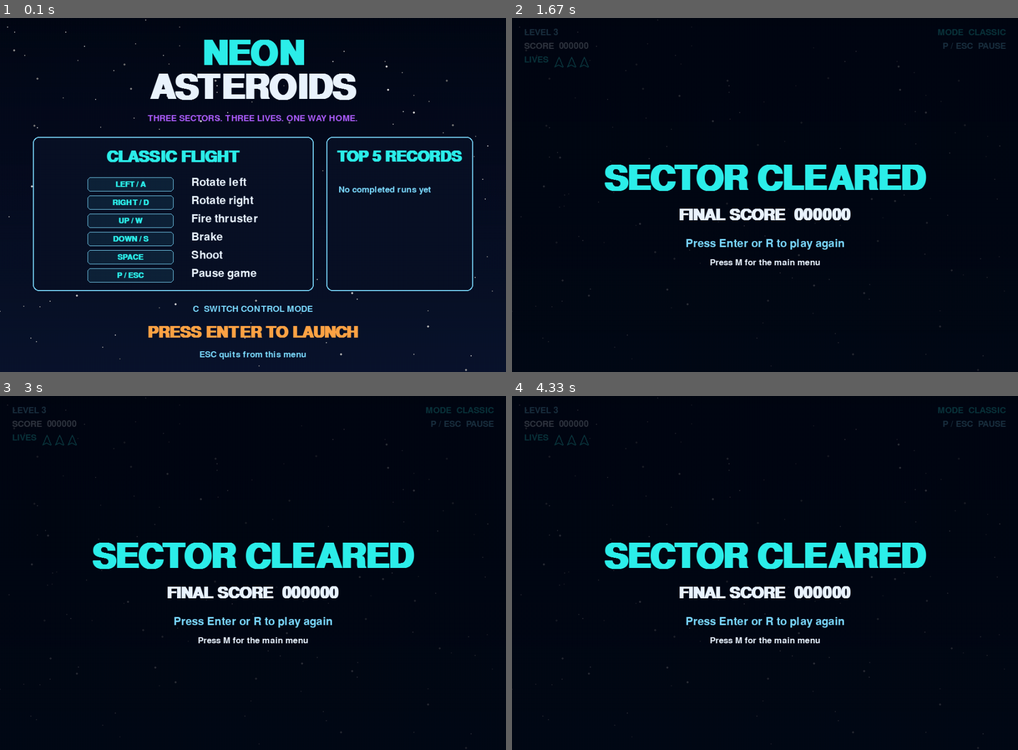
Above: before the commit, frames 1-4 (two rows, left to right).
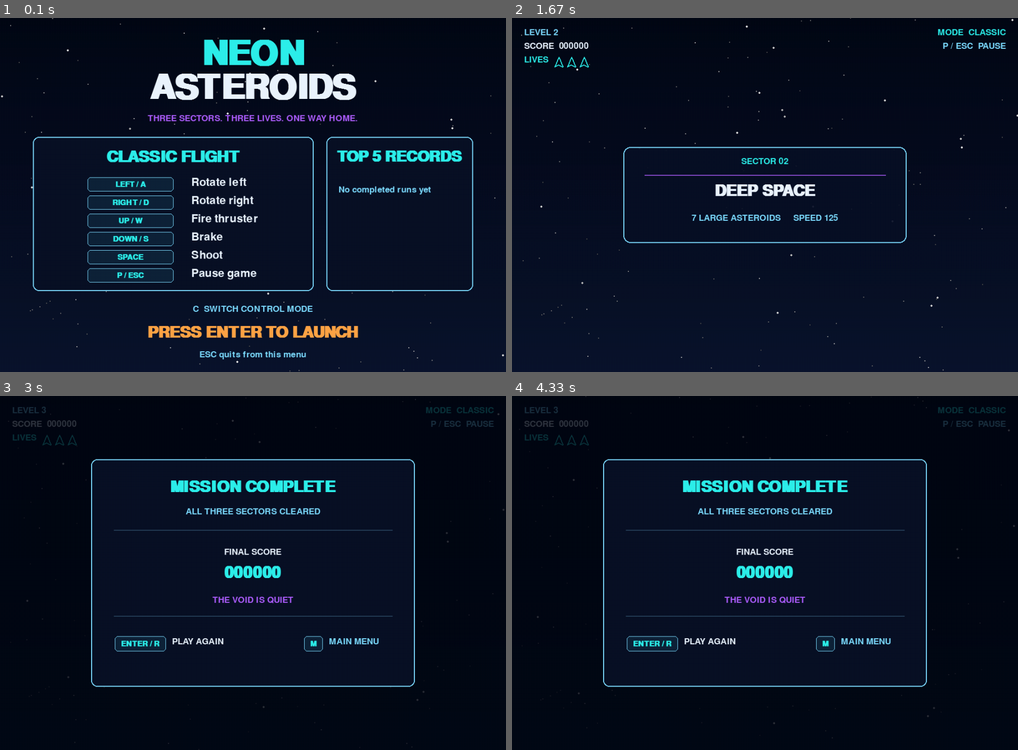
Above: after the commit, the same moments.

Repository: MarkArmstbowl/pygame-asteroids
Game: pygame game, started from main.py
Same seed, same stepped clock (60 frames per second), same inputs: the game is played once before the commit and once after it.
Inputs:
- Up to frame 1 (0.1 s): no input
- Up to frame 2 (1.67 s): tap Enter at 0.33 s; tap V at 0.67 s; tap Space at 1 s
- Up to frame 3 (3 s): tap V at 2.33, 2.73 s
- Up to frame 4 (4.33 s): tap V at 3.03, 3.57, 3.9, 4.2 s; tap Enter at 3.17 s

The runs differ from the first frame. In frame 1, 0.2% of the frame differs, in the area x 0-100%, y 0-100%; in frame 2, 6.4%; in frame 3, 8.3%; in frame 4, 8.3%.

Commit message:
Add animated level transitions and dynamic star effects

Diff:
--- a/game.py
+++ b/game.py
@@ -10,16 +10,18 @@
 from particle import Particle
 from player import Player
 from records import load_scores, save_score
+from star import Star
 from settings import (
+    ASTEROID_OUTLINE,
     BACKGROUND_BOTTOM,
     BACKGROUND_TOP,
-    ASTEROID_OUTLINE,
     CYAN,
     DARK_PANEL,
-    ENABLE_TEST_WIN,
+    ENABLE_TEST_LEVEL_SKIP,
     FPS,
     GAME_TITLE,
     LEVELS,
+    LEVEL_INTRO_TIME,
     LIGHT_BLUE,
     ORANGE,
     PLAYER_RADIUS,
@@ -28,6 +30,7 @@
     SCREEN_HEIGHT,
     SCREEN_WIDTH,
     SHOT_DELAY,
+    STAR_LAYERS,
     STARTING_LIVES,
     WHITE,
 )
@@ -54,6 +57,7 @@
         self.key_font = self.make_font(22, bold=True)
 
         self.background = self.make_background()
+        self.stars = self._make_stars()
         self.player = Player()
         self.asteroids = []
         self.bullets = []
@@ -68,6 +72,10 @@
         self.high_scores = load_scores()
         self.score_recorded = False
         self.confirm_action = None
+        self.shake_timer = 0
+        self.shake_strength = 0
+        self.flash_timer = 0
+        self.flash_color = WHITE
 
     def make_font(self, size, bold=False):
         """Create a font bundled with Pygame for consistent sizing."""
@@ -76,7 +84,7 @@
         return font
 
     def make_background(self):
-        """Create a reusable gradient background with random stars."""
+        """Create the reusable dark blue gradient background."""
         background = pygame.Surface((SCREEN_WIDTH, SCREEN_HEIGHT))
 
         # Draw the dark blue vertical gradient one row at a time.
@@ -97,23 +105,26 @@
                 (SCREEN_WIDTH, y_position)
             )
 
-        # Different star sizes make the background feel deeper.
-        random.seed(7)
-        for _ in range(150):
-            x_position = random.randrange(SCREEN_WIDTH)
-            y_position = random.randrange(SCREEN_HEIGHT)
-            radius = random.choice([1, 1, 1, 2])
-            brightness = random.randint(100, 220)
-            star_color = (brightness, brightness, brightness)
-            pygame.draw.circle(
-                background,
-                star_color,
-                (x_position, y_position),
-                radius
-            )
-        random.seed()
-
         return background
+
+    def _make_stars(self):
+        """Create repeatable layers of moving background stars."""
+        stars = []
+        star_random = random.Random(7)
+
+        for layer in STAR_LAYERS:
+            for _ in range(layer["count"]):
+                brightness = star_random.randint(*layer["brightness"])
+                star = Star(
+                    star_random.randrange(SCREEN_WIDTH),
+                    star_random.randrange(SCREEN_HEIGHT),
+                    layer["speed"],
+                    layer["radius"],
+                    brightness
+                )
+                stars.append(star)
+
+        return stars
 
     def run(self):
         """Run the game until the player closes the window."""
@@ -156,15 +167,20 @@
                 elif self.state == "playing":
                     if event.key in (pygame.K_p, pygame.K_ESCAPE):
                         self.paused = not self.paused
-                    elif event.key == pygame.K_v and ENABLE_TEST_WIN:
-                        self.show_test_win()
+                    elif (
+                            event.key == pygame.K_v
+                            and ENABLE_TEST_LEVEL_SKIP):
+                        self.skip_test_level()
                     elif self.paused and event.key == pygame.K_m:
                         self.request_confirmation("menu")
                     elif self.paused and event.key == pygame.K_c:
                         self.toggle_control_mode()
                     elif self.paused and event.key == pygame.K_q:
                         self.request_confirmation("quit")
-                    elif event.key == pygame.K_SPACE and not self.paused:
+                    elif (
+                            event.key == pygame.K_SPACE
+                            and not self.paused
+                            and self.level_message_timer <= 0):
                         self.fire_bullet()
 
     def request_confirmation(self, action):
@@ -234,7 +250,7 @@
             self.asteroids.append(asteroid)
 
         self.player.reset_position()
-        self.level_message_timer = 2.0
+        self.level_message_timer = LEVEL_INTRO_TIME
 
     def get_spawn_position(self):
         """Choose a position safely away from the player's ship."""
@@ -266,7 +282,18 @@
 
     def update(self, delta_time):
         """Update moving objects and check the game rules."""
+        self._update_screen_effects(delta_time)
+        for star in self.stars:
+            star.update(delta_time)
+
         if self.state != "playing" or self.paused:
+            return
+
+        # Keep the arena safe and still while the level card is visible.
+        if self.level_message_timer > 0:
+            self.level_message_timer = max(
+                0, self.level_message_timer - delta_time
+            )
             return
 
         keys = pygame.key.get_pressed()
@@ -338,6 +365,7 @@
             )
 
             if distance < PLAYER_RADIUS + asteroid.radius:
+                self._start_screen_effects(3, 0.10, ORANGE)
                 self.add_explosion(
                     self.player.x,
                     self.player.y,
@@ -362,9 +390,8 @@
             self.level_index += 1
             self.start_level()
 
-    def show_test_win(self):
-        """Jump to the normal victory screen when testing is enabled."""
-        self.level_index = len(LEVELS) - 1
+    def skip_test_level(self):
+        """Clear the current level when the testing shortcut is enabled."""
         self.asteroids = []
         self.finish_level()
 
@@ -422,6 +449,18 @@
             )
             self.particles.append(particle)
 
+    def _start_screen_effects(self, strength, duration, color):
+        """Start a short screen shake and colored impact flash."""
+        self.shake_strength = strength
+        self.shake_timer = duration
+        self.flash_timer = duration
+        self.flash_color = color
+
+    def _update_screen_effects(self, delta_time):
+        """Count down temporary shake and flash effects."""
+        self.shake_timer = max(0, self.shake_timer - delta_time)
+        self.flash_timer = max(0, self.flash_timer - delta_time)
+
     def record_current_score(self):
         """Save one completed run to the local leaderboard."""
         if not self.score_recorded:
@@ -431,6 +470,8 @@
     def draw(self):
         """Draw the current game screen."""
         self.screen.blit(self.background, (0, 0))
+        for star in self.stars:
+            star.draw(self.screen)
 
         if self.state == "title":
             self.draw_title_screen()
@@ -438,38 +479,59 @@
             self.draw_playing_screen()
         elif self.state == "game_over":
             self.draw_playing_screen()
-            self.draw_end_screen("GAME OVER", RED)
+            self.draw_end_screen(
+                "MISSION FAILED", "NO SHIPS REMAINING", RED
+            )
         elif self.state == "win":
             self.draw_playing_screen()
-            self.draw_end_screen("SECTOR CLEARED", CYAN)
-
+            self.draw_end_screen(
+                "MISSION COMPLETE",
+                "ALL THREE SECTORS CLEARED",
+                CYAN
+            )
+
+        self._draw_screen_effects()
         pygame.display.flip()
+
+    def _draw_screen_effects(self):
+        """Draw the current impact flash and screen shake."""
+        if self.flash_timer > 0:
+            flash = pygame.Surface(
+                (SCREEN_WIDTH, SCREEN_HEIGHT), pygame.SRCALPHA
+            )
+            flash.fill((*self.flash_color, 16))
+            self.screen.blit(flash, (0, 0))
+
+        if self.shake_timer > 0:
+            frame = self.screen.copy()
+            offset_x = random.randint(
+                -self.shake_strength, self.shake_strength
+            )
+            offset_y = random.randint(
+                -self.shake_strength, self.shake_strength
+            )
+            self.screen.blit(self.background, (0, 0))
+            self.screen.blit(frame, (offset_x, offset_y))
 
     def draw_playing_screen(self):
         """Draw all game objects and the heads-up display."""
-        for asteroid in self.asteroids:
-            asteroid.draw(self.screen)
-        for particle in self.particles:
-            particle.draw(self.screen)
-        for bullet in self.bullets:
-            bullet.draw(self.screen)
-        self.player.draw(self.screen)
+        showing_level_intro = (
+            self.level_message_timer > 0 and self.state == "playing"
+        )
+
+        if not showing_level_intro:
+            for asteroid in self.asteroids:
+                asteroid.draw(self.screen)
+            for particle in self.particles:
+                particle.draw(self.screen)
+            for bullet in self.bullets:
+                bullet.draw(self.screen)
+            self.player.draw(self.screen)
+
         self.draw_hud()
 
-        if self.level_message_timer > 0 and self.state == "playing":
-            level = LEVELS[self.level_index]
-            self.draw_centered_text(
-                "LEVEL " + str(self.level_index + 1),
-                self.heading_font,
-                CYAN,
-                SCREEN_HEIGHT / 2 - 24
-            )
-            self.draw_centered_text(
-                level["name"],
-                self.body_font,
-                WHITE,
-                SCREEN_HEIGHT / 2 + 18
-            )
+        if showing_level_intro:
+            self._draw_level_intro()
 
         if self.paused:
             self.draw_pause_screen()
@@ -616,30 +678,118 @@
             "ESC", "CANCEL", 700, 420, LIGHT_BLUE
         )
 
-    def draw_end_screen(self, message, color):
-        """Draw the game-over or victory message."""
+    def draw_end_screen(self, heading, subtitle, color):
+        """Draw a complete game-over or victory summary panel."""
         self.draw_overlay()
-        self.draw_centered_text(
-            message, self.title_font, color, SCREEN_HEIGHT / 2 - 65
-        )
-        self.draw_centered_text(
-            "FINAL SCORE  " + str(self.score).zfill(6),
-            self.heading_font,
-            WHITE,
-            SCREEN_HEIGHT / 2 + 25
-        )
-        self.draw_centered_text(
-            "Press Enter or R to play again",
-            self.body_font,
-            LIGHT_BLUE,
-            SCREEN_HEIGHT / 2 + 85
-        )
-        self.draw_centered_text(
-            "Press M for the main menu",
+        panel = pygame.Rect(180, 125, 640, 450)
+        self.draw_panel(panel)
+
+        self.draw_centered_text(
+            heading, self.heading_font, color, 165
+        )
+        self.draw_centered_text(
+            subtitle, self.small_font, LIGHT_BLUE, 220
+        )
+
+        pygame.draw.line(
+            self.screen,
+            (65, 105, 135),
+            (panel.x + 45, 265),
+            (panel.right - 45, 265),
+            1
+        )
+        self.draw_centered_text(
+            "FINAL SCORE", self.small_font, WHITE, 300
+        )
+        self.draw_centered_text(
+            str(self.score).zfill(6), self.heading_font, color, 335
+        )
+
+        if self.score > 0 and self.high_scores:
+            if self.score == self.high_scores[0]:
+                result_text = "NEW HIGH SCORE"
+            else:
+                result_text = "TOP SCORE  " + str(
+                    self.high_scores[0]
+                ).zfill(6)
+        elif self.state == "win":
+            result_text = "THE VOID IS QUIET"
+        else:
+            result_text = (
+                "REACHED SECTOR " + str(self.level_index + 1)
+                + " OF " + str(len(LEVELS))
+            )
+
+        self.draw_centered_text(
+            result_text, self.small_font, PURPLE, 395
+        )
+        pygame.draw.line(
+            self.screen,
+            (65, 105, 135),
+            (panel.x + 45, 435),
+            (panel.right - 45, 435),
+            1
+        )
+        self.draw_shortcut(
+            "ENTER / R", "PLAY AGAIN", panel.centerx - 165, 475
+        )
+        self.draw_shortcut(
+            "M", "MAIN MENU", panel.centerx + 175, 475,
+            LIGHT_BLUE
+        )
+
+    def _draw_level_intro(self):
+        """Draw a fading information card at the start of each level."""
+        level = LEVELS[self.level_index]
+        elapsed_time = LEVEL_INTRO_TIME - self.level_message_timer
+        fade_in = min(1, elapsed_time / 0.25)
+        fade_out = min(1, self.level_message_timer / 0.40)
+        alpha = round(255 * min(fade_in, fade_out))
+
+        card = pygame.Surface((560, 190), pygame.SRCALPHA)
+        card_rect = card.get_rect()
+        pygame.draw.rect(
+            card, (*DARK_PANEL, 235), card_rect, border_radius=14
+        )
+        pygame.draw.rect(
+            card, (*LIGHT_BLUE, 255), card_rect, 2,
+            border_radius=14
+        )
+        pygame.draw.line(
+            card, (*PURPLE, 190), (42, 55), (518, 55), 2
+        )
+
+        self._draw_centered_on_surface(
+            card,
+            "SECTOR 0" + str(self.level_index + 1),
             self.small_font,
-            WHITE,
-            SCREEN_HEIGHT / 2 + 125
-        )
+            CYAN,
+            20
+        )
+        self._draw_centered_on_surface(
+            card, level["name"], self.heading_font, WHITE, 72
+        )
+        details = (
+            str(level["asteroids"]) + " LARGE ASTEROIDS"
+            + "     SPEED " + str(level["speed"])
+        )
+        self._draw_centered_on_surface(
+            card, details, self.small_font, LIGHT_BLUE, 132
+        )
+
+        card.set_alpha(alpha)
+        card_position = card.get_rect(
+            center=(SCREEN_WIDTH / 2, SCREEN_HEIGHT / 2)
+        )
+        self.screen.blit(card, card_position)
+
+    @staticmethod
+    def _draw_centered_on_surface(
+            surface, text, font, color, y_position):
+        """Draw centered text on a temporary menu surface."""
+        text_surface = font.render(text, True, color)
+        x_position = (surface.get_width() - text_surface.get_width()) / 2
+        surface.blit(text_surface, (x_position, y_position))
 
     def get_control_rows(self):
         """Return labels for the currently selected control mode."""
--- a/settings.py
+++ b/settings.py
@@ -5,10 +5,11 @@
 SCREEN_HEIGHT = 700
 FPS = 60
 GAME_TITLE = "Neon Asteroids"
+LEVEL_INTRO_TIME = 2.2
 
-# Testing shortcut: press V during a game to see the victory screen.
+# Testing shortcut: press V during a game to skip the current level.
 # Change this to False before submitting the final version.
-ENABLE_TEST_WIN = True
+ENABLE_TEST_LEVEL_SKIP = True
 
 # Colors
 BACKGROUND_TOP = (4, 8, 22)
@@ -22,6 +23,13 @@
 DARK_PANEL = (9, 17, 38)
 ASTEROID_FILL = (26, 35, 58)
 ASTEROID_OUTLINE = (165, 195, 220)
+
+# Far stars move slowly, while brighter nearby stars move more quickly.
+STAR_LAYERS = [
+    {"count": 75, "speed": 5, "radius": 1, "brightness": (70, 125)},
+    {"count": 45, "speed": 12, "radius": 1, "brightness": (120, 185)},
+    {"count": 22, "speed": 24, "radius": 2, "brightness": (175, 235)},
+]
 
 # Player settings
 PLAYER_TURN_SPEED = 240
--- /dev/null
+++ b/star.py
@@ -0,0 +1,31 @@
+"""Moving background stars for the game screens."""
+
+import pygame
+
+from settings import SCREEN_HEIGHT, SCREEN_WIDTH
+
+
+class Star:
+    """A background star that drifts and wraps around the screen."""
+
+    def __init__(self, x_position, y_position, speed, radius, brightness):
+        self.x = x_position
+        self.y = y_position
+        self.speed = speed
+        self.radius = radius
+        self.color = (brightness, brightness, brightness)
+
+    def update(self, delta_time):
+        """Move the star slowly down and slightly to the left."""
+        self.x -= self.speed * 0.12 * delta_time
+        self.y += self.speed * delta_time
+
+        if self.y > SCREEN_HEIGHT:
+            self.y = 0
+        if self.x < 0:
+            self.x = SCREEN_WIDTH
+
+    def draw(self, screen):
+        """Draw the star at its current position."""
+        position = (round(self.x), round(self.y))
+        pygame.draw.circle(screen, self.color, position, self.radius)
Not shown, changed: README.md
Not shown, changed: .pylintrc
